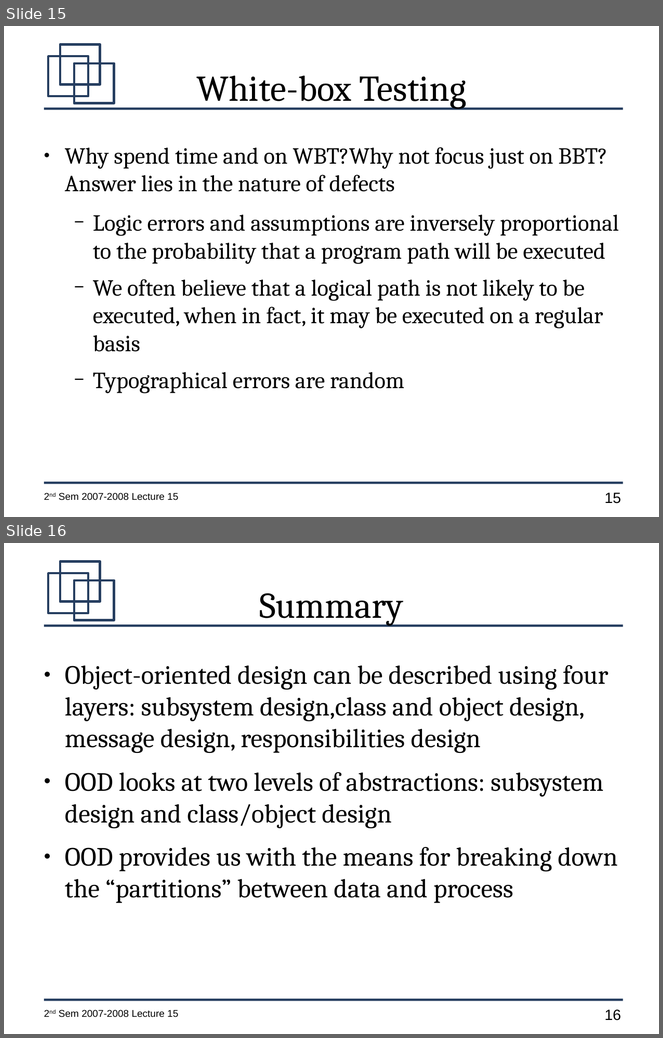
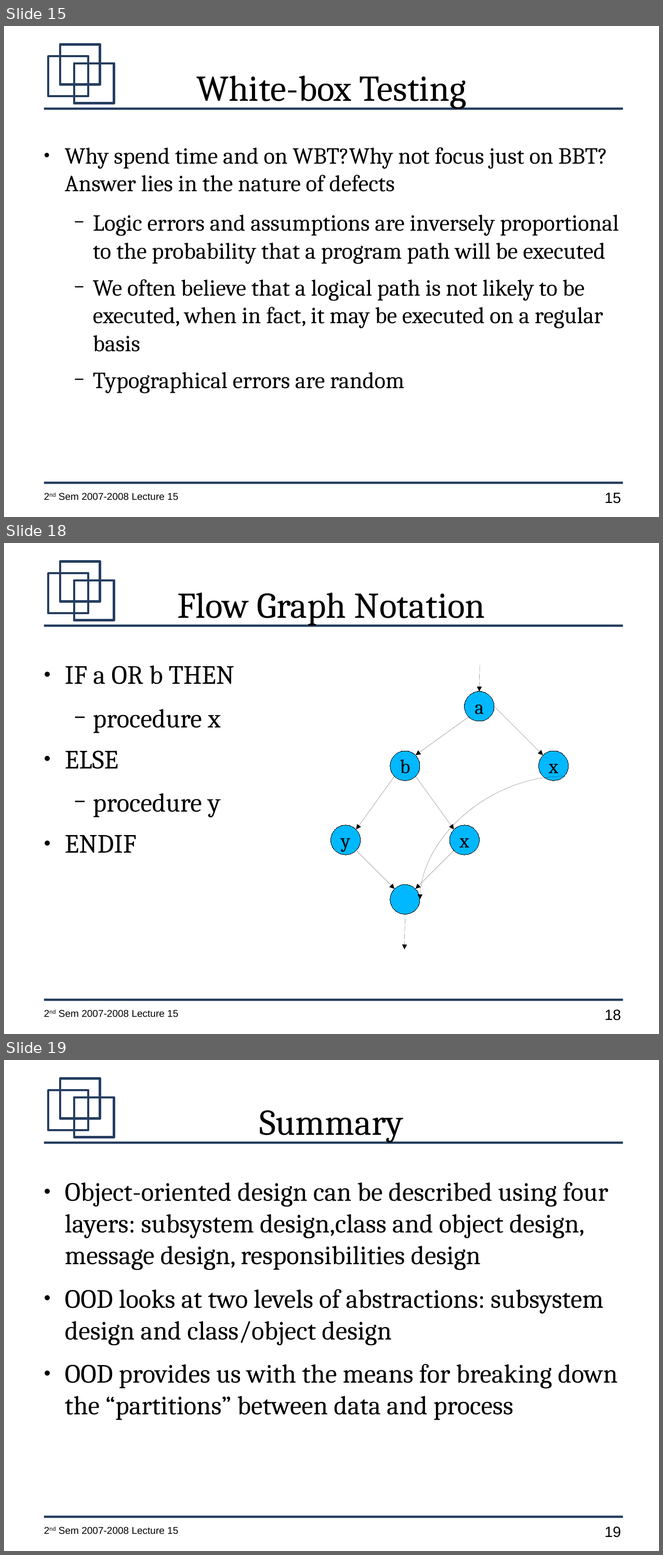
Before and after one commit to jachermocilla/jach-homepage, a slide deck: CMSC128-2nd-Sem-2007-L15.odp. Shown one above the other, each under a label of ours: slides 15 and 16 before the commit, slides 15, 18 and 19 after it; the slides between them are not shown. The pictures are 663x1038 and 663x1555 pixels, drawn with LibreOffice and Linux fonts; fonts in the diff are those of the drawing. Boxes give left, top, right and bottom in pixels: in the first picture for what was removed or moved away, otherwise in the second. Text is boxed around its words. In the diff, an @@ line names an element or a change of style, - is before the commit and + after.

```diff
--- a/CMSC128-2nd-Sem-2007-L15.odp
+++ b/CMSC128-2nd-Sem-2007-L15.odp
@@ slide 18 added at (4, 543, 659, 1034), background #FFFFFF; not listed: 7 template elements that a slide beside it also shows @@
@@ title added at (177, 592, 486, 626), 44 pt, text #000000 @@
+Flow Graph Notation
@@ text added at (65, 665, 234, 853), 32 pt, text #000000 @@
+● IF a OR b THEN
+  − procedure x
+● ELSE
+  − procedure y
+● ENDIF
@@ arrow added from (480, 664) to (480, 692), #000000 0 pt @@
@@ ellipse added at (465, 692, 494, 721), fill #00B8FF, outline #000000 0 pt, 24 pt, text #000000 @@
+a
@@ arrow added from (494, 706) to (543, 755), #000000 0 pt @@
@@ arrow added from (469, 717) to (416, 755), #000000 0 pt @@
@@ ellipse added at (390, 751, 420, 781), fill #00B8FF, outline #000000 0 pt, 24 pt, text #000000 @@
+b
@@ ellipse added at (539, 751, 569, 781), fill #00B8FF, outline #000000 0 pt, 24 pt, text #000000 @@
+x
@@ arrow added from (395, 776) to (357, 830), #000000 0 pt @@
@@ arrow added from (416, 776) to (454, 830), #000000 0 pt @@
@@ curved arrow added from (565, 776) to (420, 900), #000000 0 pt @@
@@ ellipse added at (331, 825, 361, 855), fill #00B8FF, outline #000000 0 pt, 24 pt, text #000000 @@
+y
@@ ellipse added at (450, 825, 480, 855), fill #00B8FF, outline #000000 0 pt, 24 pt, text #000000 @@
+x
@@ arrow added from (357, 851) to (395, 889), #000000 0 pt @@
@@ arrow added from (454, 851) to (416, 889), #000000 0 pt @@
@@ ellipse added at (390, 885, 420, 915), fill #00B8FF, outline #000000 0 pt @@
@@ arrow added from (405, 915) to (405, 950), #000000 0 pt @@
@@ what was slide 16 is now slide 19 @@
@@ page number at (605, 1527, 621, 1538): text changed @@
-16
+19
```
Also in this commit, not shown: 2 other slides added.
